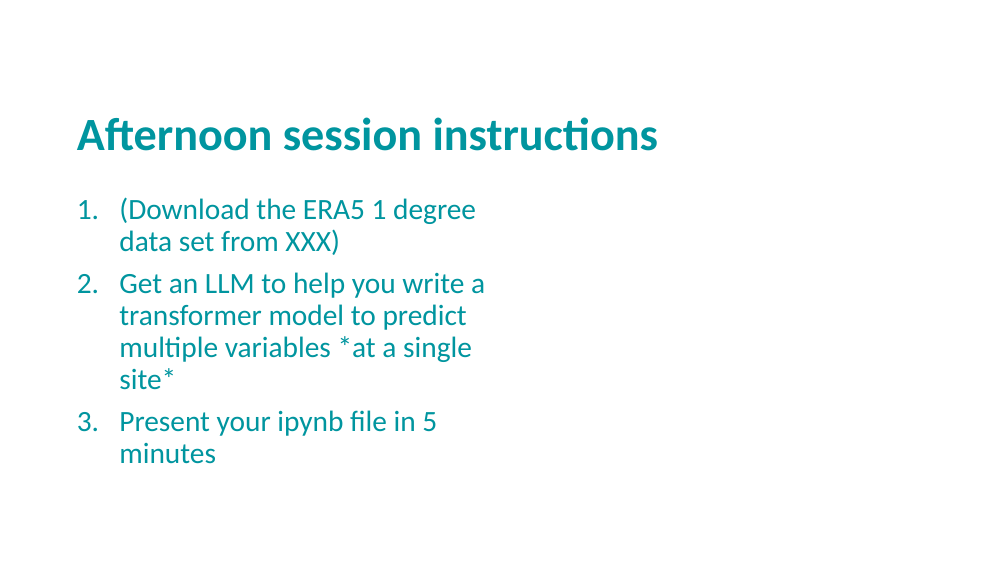
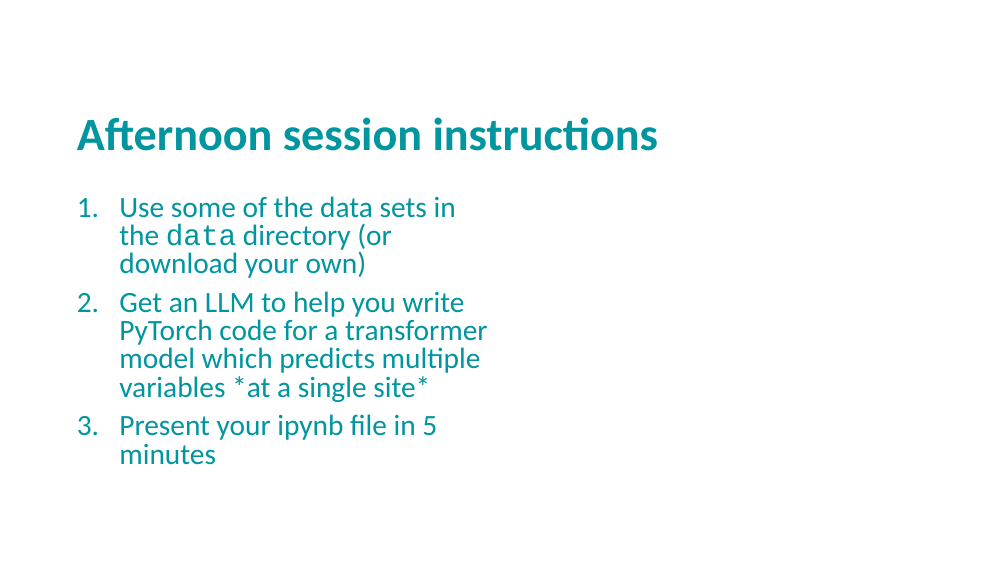
Before and after one commit to andrewcparnell/STAT41130, a slide deck: slide 21 of slides/day 3/D3C2_Transformers.pptx (slide 24 before the commit). Drawn at 1008x567 pixels with LibreOffice and Linux fonts; fonts in the diff are those of the drawing; background and template pictures are left out. Boxes give left, top, right and bottom in pixels: in the first picture for what was removed or moved away, otherwise in the second. Text is boxed around its words. In the diff, an @@ line names an element or a change of style, - is before the commit and + after.

```diff
--- a/slides/day 3/D3C2_Transformers.pptx
+++ b/slides/day 3/D3C2_Transformers.pptx
@@ text at (119, 196, 488, 402): text changed @@
-1. (Download the ERA5 1 degree data set from XXX)
-2. Get an LLM to help you write a transformer model to predict multiple variables *at a single site*
+1. Use some of the data sets in the data directory (or download your own)
+2. Get an LLM to help you write PyTorch code for a transformer model which predicts multiple variables *at a single site*
@@ text at (119, 414, 437, 465): line spacing 0.9 to 0.8 @@
```
Also in this commit, not shown: 9 other slides changed, 4 slides added, 7 slides removed, 2 other files.
